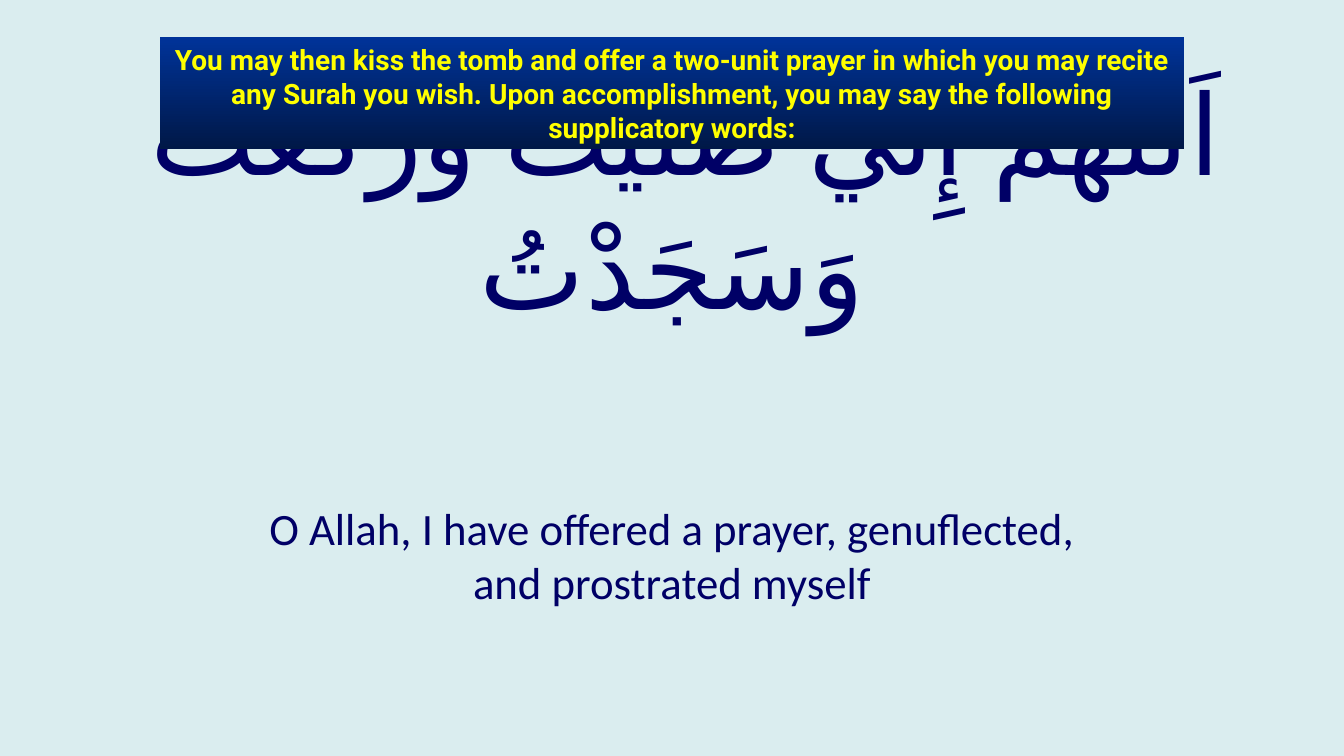
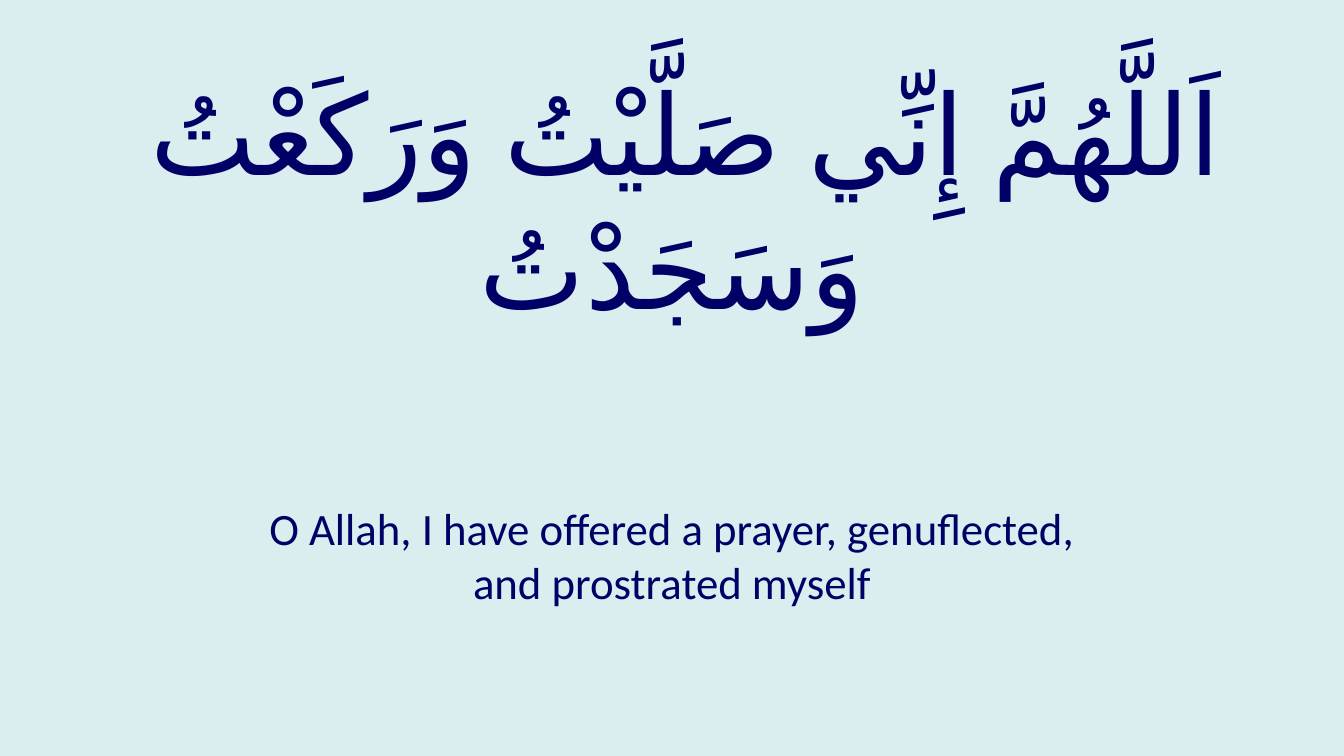
Before and after one commit to GhayurH/Slides, a slide deck: slide 113 of PPTs/Ziyarah Imam Hussain Arafah.pptx. Drawn at 1344x756 pixels with LibreOffice and Linux fonts; fonts in the diff are those of the drawing. Boxes give left, top, right and bottom in pixels: in the first picture for what was removed or moved away, otherwise in the second. Text is boxed around its words. In the diff, an @@ line names an element or a change of style, - is before the commit and + after.

```diff
--- a/PPTs/Ziyarah Imam Hussain Arafah.pptx
+++ b/PPTs/Ziyarah Imam Hussain Arafah.pptx
@@ rectangle removed at [159, 37, 1185, 149] @@
-You may then kiss the tomb and offer a two-unit prayer in which you may recite any Surah you wish. Upon accomplishment, you may say the following supplicatory words:
```
Also in this commit, not shown: 1 other file.
